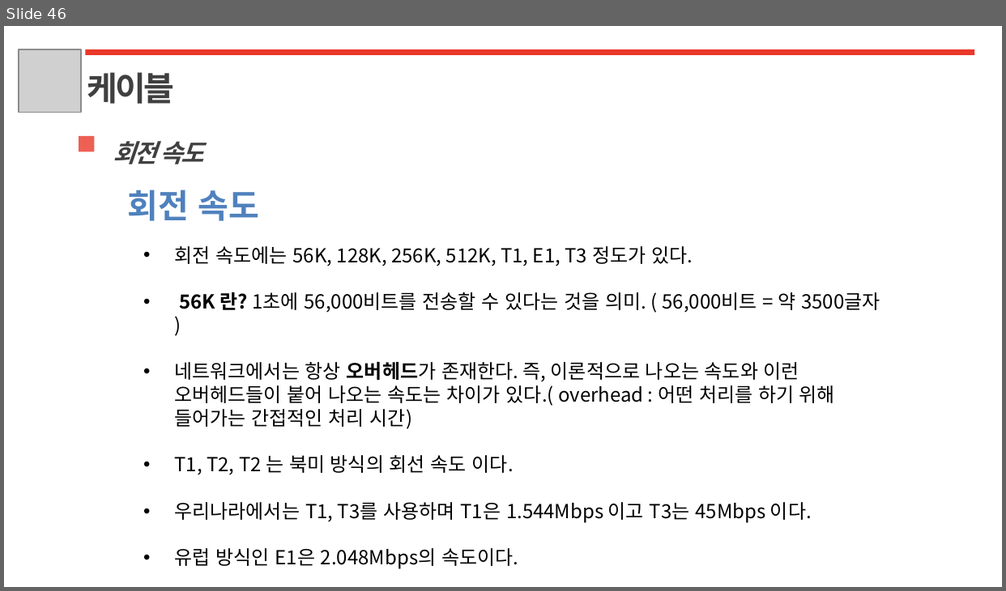
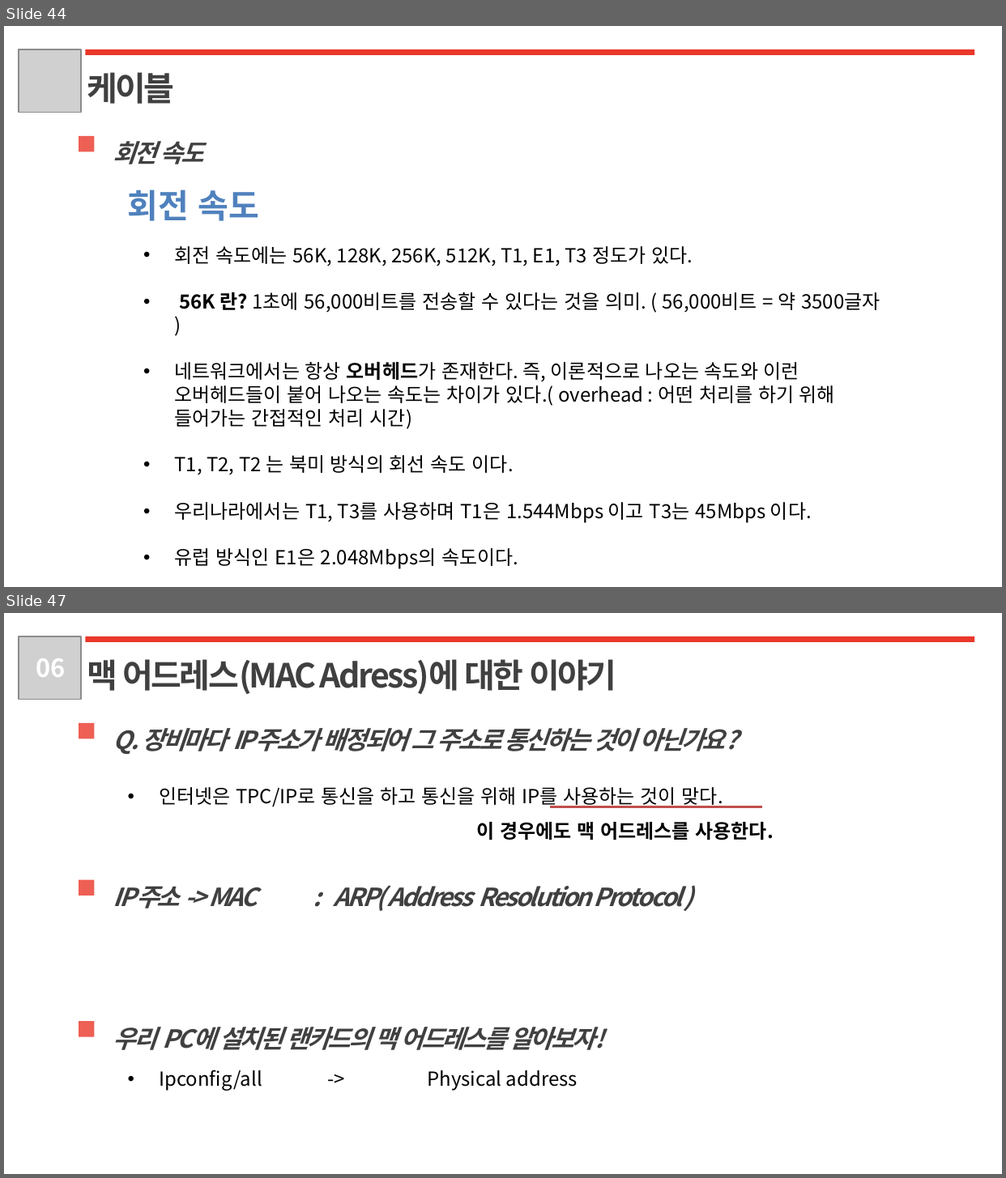
Before and after one commit to LeeSM0518/TIL, a slide deck: Network/Network_1week.pptx. Shown one above the other, each under a label of ours: slide 46 before the commit, slides 44 and 47 after it; the slides between them are not shown. The pictures are 1006x591 and 1006x1178 pixels, drawn with LibreOffice and Linux fonts; fonts in the diff are those of the drawing; grey boxes stand for pictures. Boxes give left, top, right and bottom in pixels: in the first picture for what was removed or moved away, otherwise in the second. Text is boxed around its words. In the diff, an @@ line names an element or a change of style, - is before the commit and + after.

```diff
--- a/Network/Network_1week.pptx
+++ b/Network/Network_1week.pptx
@@ slide 47 added at <box>4,613,1002,1174</box>, background #FFFFFF @@
@@ picture added at <box>19,637,82,700</box> @@
@@ text added at <box>36,658,65,677</box>, 18 pt, text #FFFFFF, bold @@
+06
@@ rectangle added at <box>85,637,974,643</box>, fill #EA382A @@
@@ text added at <box>87,659,616,694</box>, 24 pt, text #404040, bold @@
+맥 어드레스(MAC Adress)에 대한 이야기
@@ rectangle added at <box>79,723,95,739</box>, fill #EE5F54 @@
@@ text added at <box>113,728,739,754</box>, 18 pt, text #404040, bold, italic @@
+Q. 장비마다 IP주소가 배정되어 그 주소로 통신하는 것이 아닌가요?
@@ text added at <box>159,787,774,840</box>, 14 pt, text #000000 @@
+• 인터넷은 TPC/IP로 통신을 하고 통신을 위해 IP를 사용하는 것이 맞다.
+              이 경우에도 맥 어드레스를 사용한다.
@@ line added from (550, 807) to (762, 807), #C0504D 2 pt @@
@@ rectangle added at <box>79,880,95,897</box>, fill #EE5F54 @@
@@ text added at <box>113,885,683,911</box>, 18 pt, text #404040, bold, italic @@
+IP주소 -> MAC : ARP( Address Resolution Protocol )
@@ rectangle added at <box>79,1021,95,1037</box>, fill #EE5F54 @@
@@ text added at <box>113,1027,604,1050</box>, 18 pt, text #404040, bold, italic @@
+우리 PC에 설치된 랜카드의 맥 어드레스를 알아보자!
@@ text added at <box>159,1070,577,1091</box>, 14 pt, text #000000 @@
+• Ipconfig/all -> Physical address
@@ what was slide 46 is now slide 44 @@
```
Also in this commit, not shown: 30 other slides added, 2 slides removed, 4 other files.
